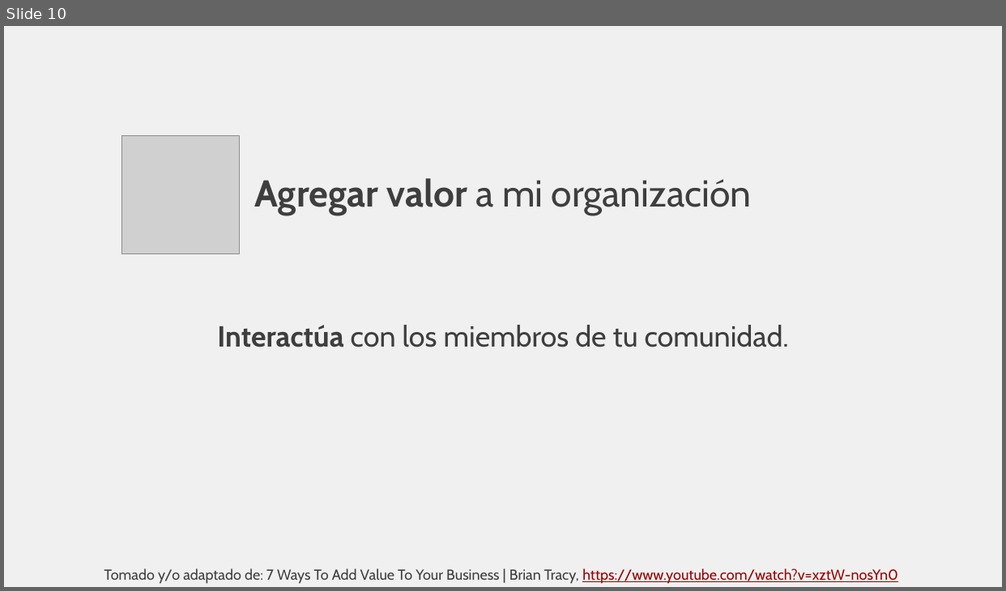
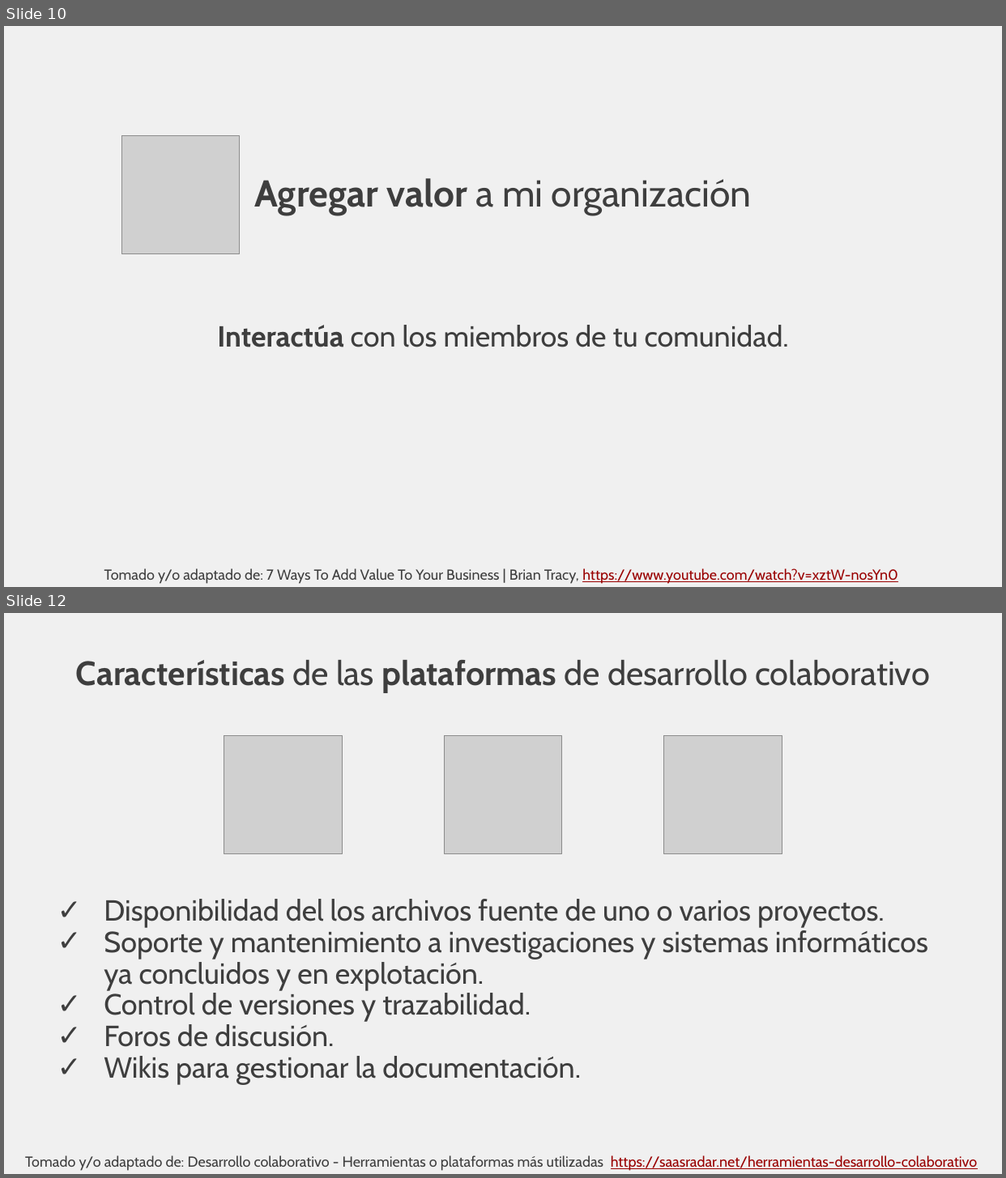
Before and after one commit to rcfdtools/R.TeachingResearchGuide, a slide deck: Section01/Section01.pptx. Shown one above the other, each under a label of ours: slide 10 before the commit, slides 10 and 12 after it; the slides between them are not shown. The pictures are 1006x591 and 1006x1178 pixels, drawn with LibreOffice and Linux fonts; fonts in the diff are those of the drawing; grey boxes stand for pictures. Boxes give left, top, right and bottom in pixels: in the first picture for what was removed or moved away, otherwise in the second. Text is boxed around its words. In the diff, an @@ line names an element or a change of style, - is before the commit and + after.

```diff
--- a/Section01/Section01.pptx
+++ b/Section01/Section01.pptx
@@ slide 12 added at (x1=4, y1=613, x2=1002, y2=1174), background #F0F0F0 @@
@@ title added at (x1=76, y1=660, x2=930, y2=693), 32.4 pt, text #3E3E3E @@
+Características de las plataformas de desarrollo colaborativo
@@ picture added at (x1=224, y1=736, x2=342, y2=854) @@
@@ picture added at (x1=444, y1=736, x2=562, y2=854) @@
@@ picture added at (x1=664, y1=736, x2=782, y2=854) @@
@@ text added at (x1=104, y1=899, x2=928, y2=1085), 28 pt, text #3E3E3E @@
+✓ Disponibilidad del los archivos fuente de uno o varios proyectos.
+✓ Soporte y mantenimiento a investigaciones y sistemas informáticos ya concluidos y en explotación.
+✓ Control de versiones y trazabilidad.
+✓ Foros de discusión.
+✓ Wikis para gestionar la documentación.
@@ text added at (x1=25, y1=1156, x2=977, y2=1171), 14 pt, text #3E3E3E @@
+Tomado y/o adaptado de: Desarrollo colaborativo - Herramientas o plataformas más utilizadas https://saasradar.net/herramientas-desarrollo-colaborativo
```
Also in this commit, not shown: 4 slides changed, 2 other slides added, 1 other file.
